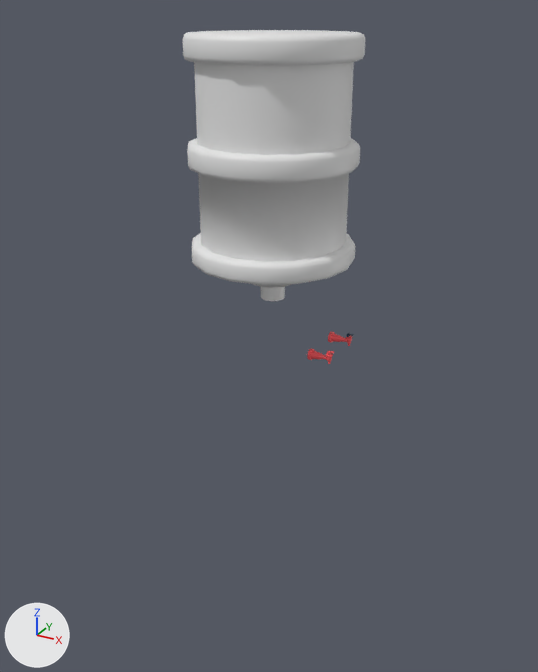
Before and after pictures for a commit that changed the Blender file Assets/Models/watercooler.blend.
Before and after are seen from a 50 mm camera at (0.868, -1.599, 1.634) aimed at (-0.012, 0.002, 0.834). Arrows for +X, +Y and +Z are at lower left; the lights stay in place.

Names of what the first picture shows: 'CoolerBottle', 'Taps'.
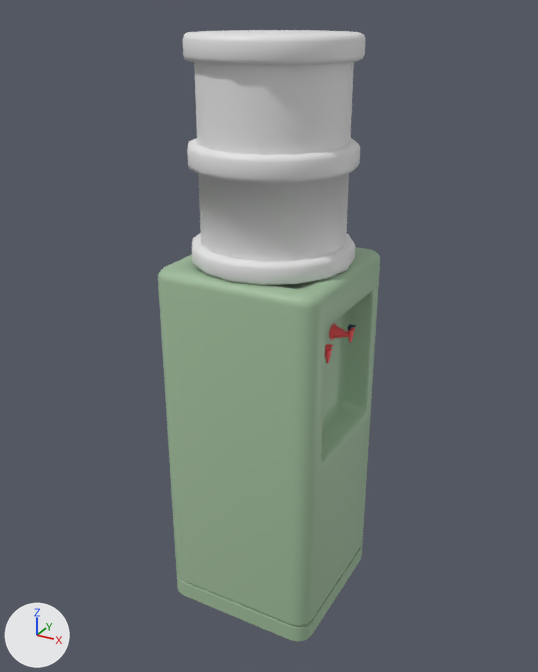
Commit message: improve water cooler water

The change, as a list of edits to the scene's bpy script:
```text
Change me_cylinder:
    where me_cylinder.from_pydata(...)  # 704 vertices, 630 faces; spans x 0.14..0.205, y -0.075..0.075, z 0.827..0.86
    used by ob_taps; parent = ob_watercooler; location = (0.0, 0.0, 0.0)
    me_cylinder part 1: the loose piece of 96 vertices spanning x 0.14..0.189, y 0.047..0.075, z 0.827..0.855 is scaled about its middle by (1, 1.48, 1.48), then moved by (0.0, 0.01, 0.012)
    me_cylinder part 2: the loose piece of 144 vertices spanning x 0.185..0.202, y 0.053..0.07, z 0.828..0.852 is scaled about its middle by (1, 1.48, 1.48), then moved by (0.0, 0.01, 0.011)
    me_cylinder part 3: the loose piece of 112 vertices spanning x 0.186..0.205, y 0.057..0.065, z 0.852..0.86 is scaled about its middle by (1, 1.48, 1.48), then moved by (0.0, 0.01, 0.019)
    me_cylinder part 4: the loose piece of 96 vertices spanning x 0.14..0.189, y -0.075..-0.047, z 0.827..0.855 is scaled about its middle by (1, 1.48, 1.48), then moved by (0.0, -0.01, 0.012)
    me_cylinder part 5: the loose piece of 144 vertices spanning x 0.185..0.202, y -0.07..-0.053, z 0.828..0.852 is scaled about its middle by (1, 1.48, 1.48), then moved by (0.0, -0.01, 0.011)
    me_cylinder part 6: the loose piece of 112 vertices spanning x 0.186..0.205, y -0.065..-0.057, z 0.852..0.86 is scaled about its middle by (1, 1.48, 1.48), then moved by (0.0, -0.01, 0.019)
Change ob_watercooler:
    remove ob_watercooler.hide_set(True)
```

Location of each change, [x1, y1, x2, y2] in pixels of the pictures (538 x 672 px; the box of a moved part takes in the faces that stretch with it):
'WaterCooler', shown (green): after [158, 247, 380, 642]
'Taps', reshaped: before [307, 331, 354, 364]; after [325, 324, 356, 363]
part 1 of me_cylinder, moved or reshaped: before [328, 331, 347, 343]; after [329, 324, 348, 340]
part 2 of me_cylinder, moved or reshaped: before [346, 336, 353, 346]; after [347, 327, 355, 343]
part 3 of me_cylinder, moved or reshaped: before [346, 333, 354, 337]; after [348, 324, 356, 330]
part 4 of me_cylinder, moved or reshaped (not visible afterwards): before [307, 348, 327, 360]
part 5 of me_cylinder, moved or reshaped: before [326, 353, 333, 364]; after [325, 347, 332, 363]
part 6 of me_cylinder, moved or reshaped: before [327, 351, 334, 354]; after [325, 344, 333, 350]
